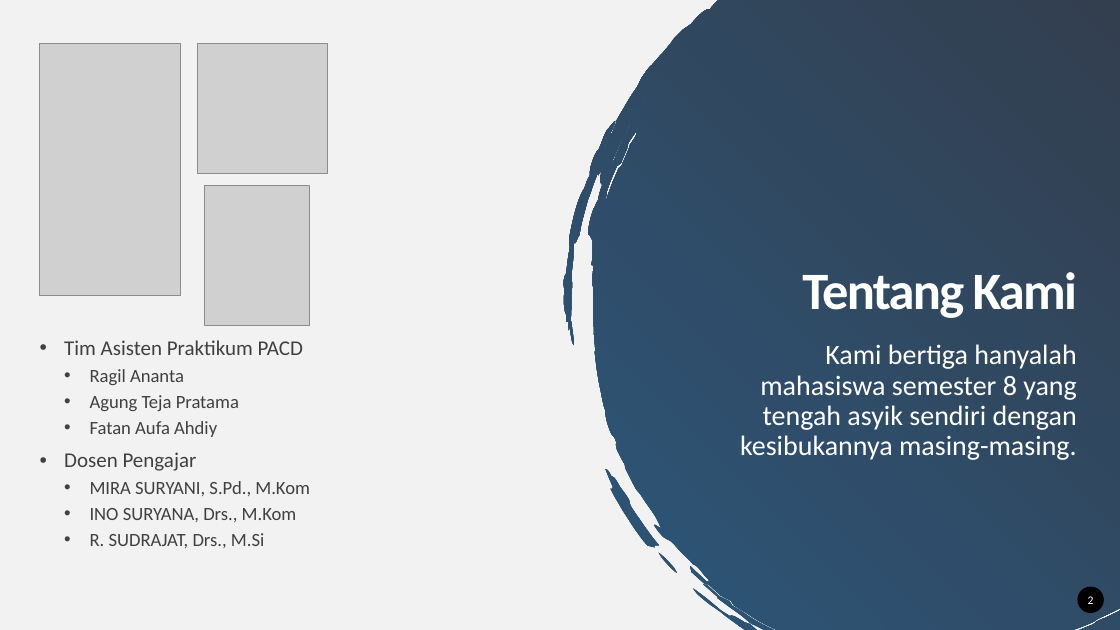
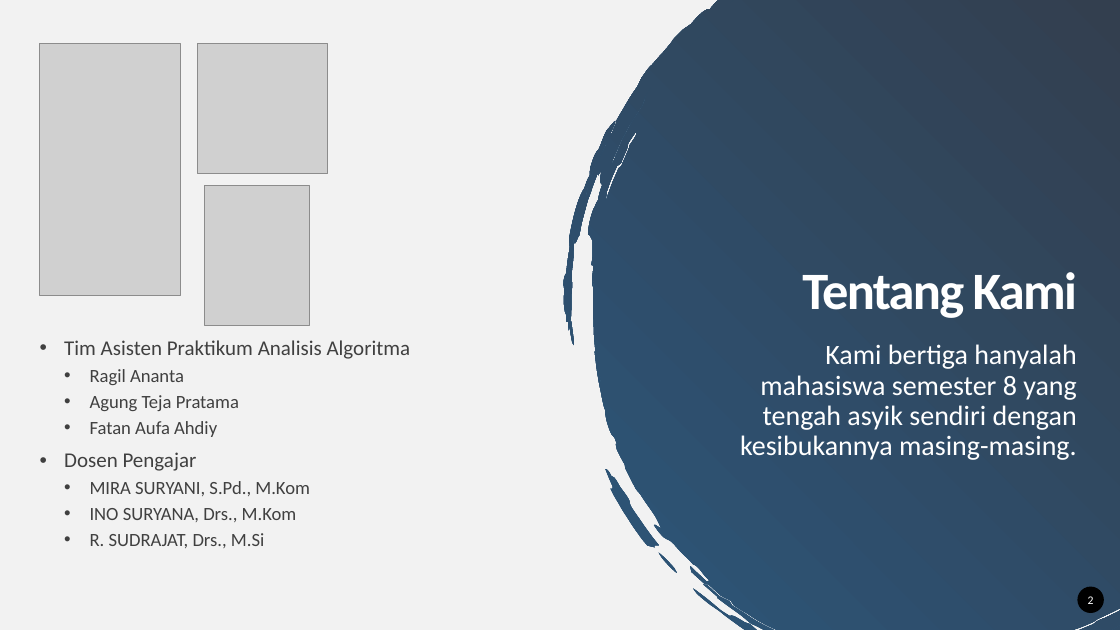
Before and after one commit to atepagung/Praktikum, a slide deck: slide 2 of Analgo/PPT/PERTEMUAN 1.pptx. Drawn at 1120x630 pixels with LibreOffice and Linux fonts; fonts in the diff are those of the drawing; grey boxes stand for pictures; background and template pictures are left out. Boxes give left, top, right and bottom in pixels: in the first picture for what was removed or moved away, otherwise in the second. Text is boxed around its words. In the diff, an @@ line names an element or a change of style, - is before the commit and + after.

```diff
--- a/Analgo/PPT/PERTEMUAN 1.pptx
+++ b/Analgo/PPT/PERTEMUAN 1.pptx
@@ text at <box>64,340,411,359</box>: text changed @@
-• Tim Asisten Praktikum PACD
+• Tim Asisten Praktikum Analisis Algoritma
```
Also in this commit, not shown: 1 other file.
